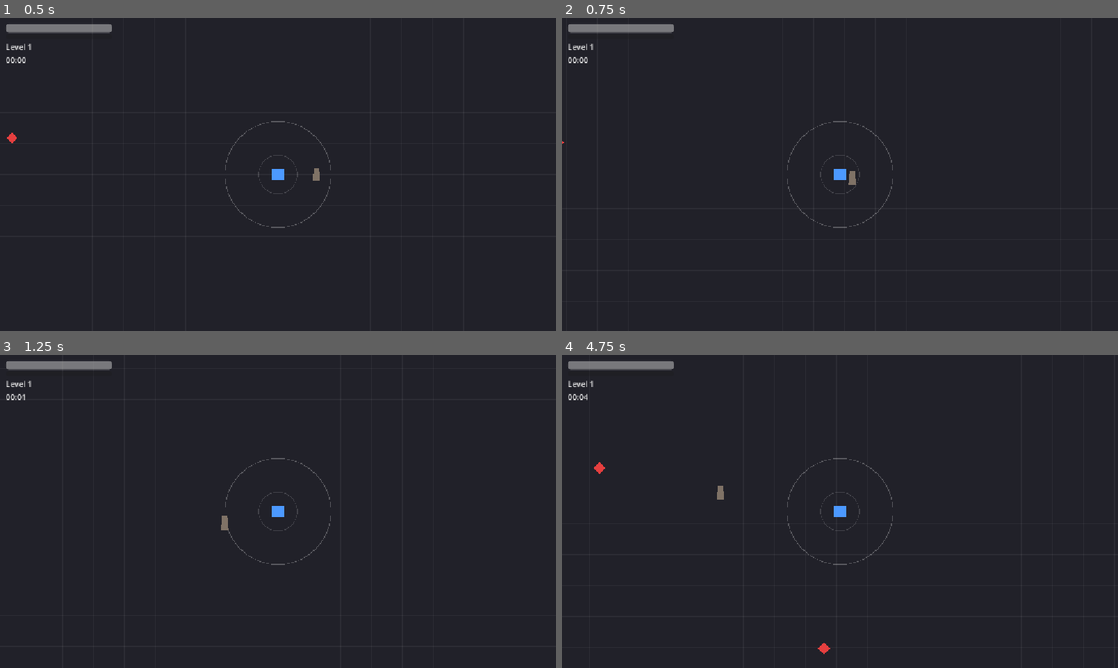
Above: before the commit, frames 1-4 (two rows, left to right).
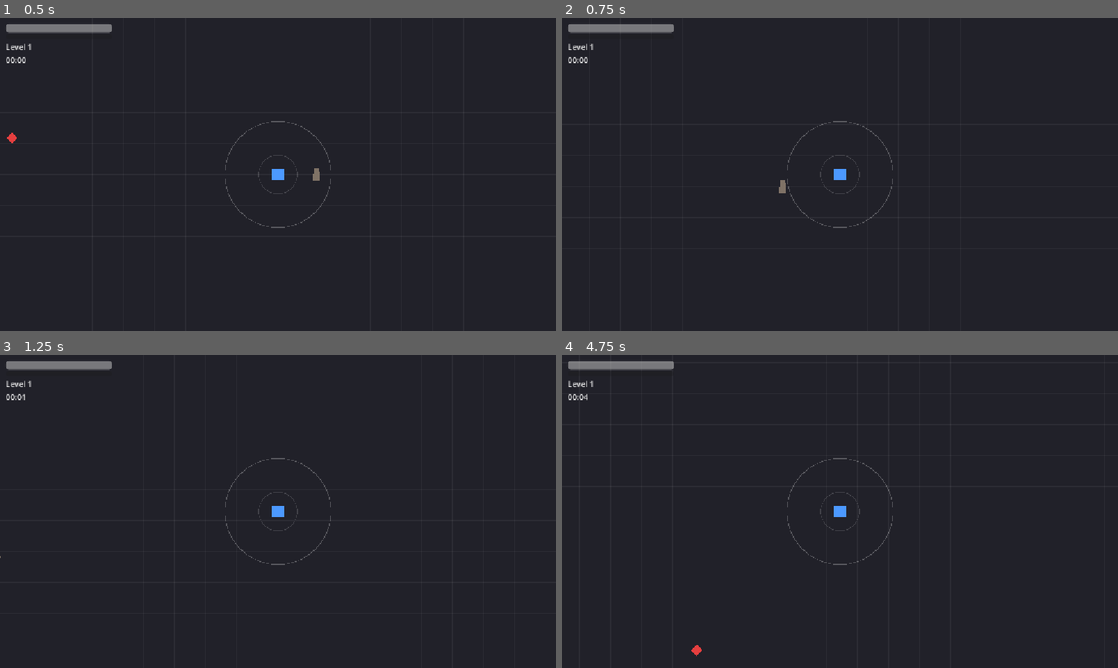
Above: after the commit, the same moments.

Repository: jmalcolmo/totem
Game: Godot game, scene res://scenes/main.tscn
Two runs of this game, one before a commit and one after it. Both use one fixed random seed, a clock stepped at 60 frames per second and the inputs below.
Inputs (mouse positions are in pixels of both pictures, inside the frame that each line leads up to):
- Up to frame 1 (0.5 s): no input
- Up to frame 2 (0.75 s): tap Enter at 0.5 s; move the mouse to (962, 158) at 0.52 s; press the mouse at (962, 158) at 0.53 s
- Up to frame 3 (1.25 s): no input
- Up to frame 4 (4.75 s): move the mouse to (728, 527) at 1.27 s; release the mouse at (728, 527) at 1.28 s; click (728, 527) at 1.35 s; move the mouse to (895, 442) at 2.02 s; press the mouse at (895, 442) at 2.03 s; move the mouse to (812, 574) at 2.77 s; release the mouse at (812, 574) at 2.78 s; click (812, 574) at 2.85 s; move the mouse to (1006, 558) at 3.52 s; press the mouse at (1006, 558) at 3.53 s; move the mouse to (673, 464) at 4.27 s; release the mouse at (673, 464) at 4.28 s; click (673, 464) at 4.35 s

Frame 1 is identical in both runs. In frame 2, 0.1% of the frame differs, in the area x 0-53%, y 39-56%; in frame 3, less than 0.1%; in frame 4, 0.2%, in the area x 5-49%, y 34-97%.

Commit message:
Snappier hops, wider totem pickup range, single hold-release throw
- Restore max hop distance (move_speed back to 220) and halve hop_duration
  (0.35 -> 0.175) so hops are big and snappy instead of blending into smooth
  movement.
- Widen totem pickup_range 48 -> 96 so any part of the player touching the
  ring can grab it, not just standing on top.
- Throw is now one press-hold-release: pressing throw in range picks up and
  starts charging, releasing throws. A quick tap throws short; a hold charges
  to max. Replaces the previous two-press pick-up/throw.

Co-Authored-By: Claude Opus 4.8 <noreply@anthropic.com>

Diff:
--- a/scripts/hop_movement.gd
+++ b/scripts/hop_movement.gd
@@ -16,7 +16,7 @@
 ## Aiming this many pixels past the outer ring gives the max-distance hop.
 @export var overshoot_for_max_hop := 200.0
 @export var min_hop_distance := 60.0
-@export var hop_duration := 0.35
+@export var hop_duration := 0.175
 @export var walk_speed := 70.0
 ## Matches Totem.flight_duration so player and totem land together on a throw.
 @export var launch_duration := 0.3
--- a/scripts/player_stats.gd
+++ b/scripts/player_stats.gd
@@ -4,7 +4,7 @@
 ## Mutable run-time stats for the player. Upgrades modify these directly;
 ## systems (hop movement, totem) read them live so changes apply immediately.
 
-@export var move_speed: float = 110.0 # max hop distance in pixels
+@export var move_speed: float = 220.0 # max hop distance in pixels
 @export var max_hp: float = 100.0
 @export var hp_regen: float = 0.0 # HP per second
 @export var armor: float = 0.0 # flat damage reduction per hit (min 1 damage taken)
--- a/scripts/totem.gd
+++ b/scripts/totem.gd
@@ -11,8 +11,10 @@
 @export var projectile_scene: PackedScene
 ## Shots fired per placement before the totem goes inert.
 @export var max_charges := 6
-## The player must be stationary within this range (pixels) to pick it up.
-@export var pickup_range := 48.0
+## Player-center-to-totem-center distance (pixels) that counts as "in range"
+## to pick it up. Generous so any part of the player body touching the ring
+## qualifies, not just standing on top.
+@export var pickup_range := 96.0
 ## Matches HopMovement.launch_duration so player and totem land together.
 @export var flight_duration := 0.3
 
--- a/scripts/totem_controller.gd
+++ b/scripts/totem_controller.gd
@@ -2,12 +2,13 @@
 extends Node2D
 
 ## Player-side half of the totem system. The player picks the totem up by
-## pressing "throw" while standing still inside its pickup range, which starts
-## the charge-up: the player is locked in place and fully vulnerable (the
-## game's only vulnerability window by design) while the aim arrow grows toward
-## the cursor. Pressing "throw" again releases: the totem flies to the arrow
-## tip and the player is launched to the same landing point via HopMovement
-## (its one contact point with the movement system).
+## pressing and holding "throw" while standing still inside its pickup range,
+## which starts the charge-up: the player is locked in place and fully
+## vulnerable (the game's only vulnerability window by design) while the button
+## is held and the aim arrow grows toward the cursor. Releasing "throw" throws:
+## the totem flies to the arrow tip and the player is launched to the same
+## landing point via HopMovement (its one contact point with the movement
+## system). Pick up, charge, and throw are all one press-hold-release.
 
 @export var player: Player
 @export var hop_movement: HopMovement
@@ -44,7 +45,9 @@
 
 func _process_charge(delta: float) -> void:
 	_charge_time += delta
-	if Input.is_action_just_pressed("throw"):
+	# Throw the instant the button is let go. Using "not pressed" rather than
+	# just_released also covers a fast tap that releases within one frame.
+	if not Input.is_action_pressed("throw"):
 		_release()
 
 
Not shown, added: scripts/background_grid.gd.uid
Not shown, changed: README.md
